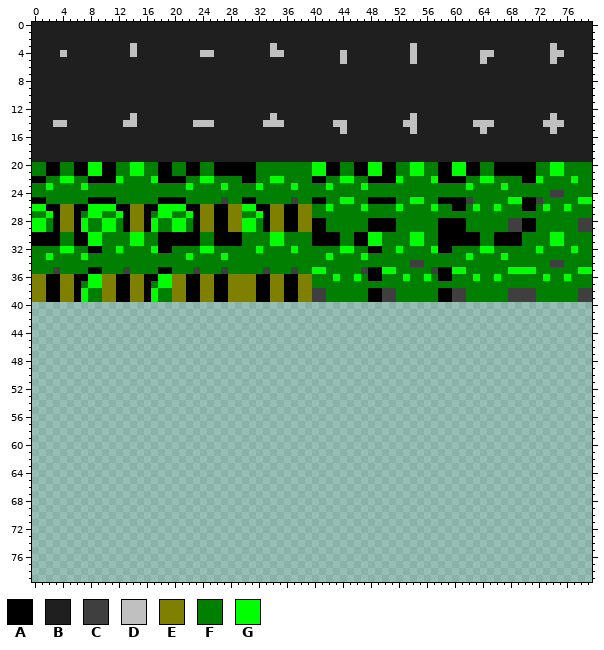
Two states of a sprite sheet, Assets/Sprites/tileset2.png. The picture above is the old version.
The file is 80x80 pixels.
Palette (. is transparent): A #000000  B #1f1f1f  C #3f3f3f  D #c0c0c0  E #7f7f00  F #007f00  G #00ff00
Pixels before (only the part around the change), first column x 0:
31 AAAAFFAAGGFFFFGGFFAAAAAAFFAAAAFFFFGGFFFFAAAAFFAAGGFFFFGGFFAAAAAAFFAAAAFFFFGGFFFF
32 FFFFGGFFAAFFGFFFFGAAFFFFGGFFFFFFGFFFFGFFFFFFGGFFAAFFGFFFFGAAFFFFGGFFFFFFGFFFFGFF
33 FFGFFFFGFFFFFFFFFFFFFFGFFFFGFFFFFFFFFFFFFFGFFFFGFFFFFFFFFFFFFFGFFFFGFFFFFFFFFFFF
34 FFFFFFFFFFFFFFFFFFFFFFFFFFFFFFFFFFFFFFFFFFFFFFFFFFFFFFCCFFFFFFFFFFFFFFFFFFCCFFFF
35 FFFCFFFFAAFFFCFFFFAAFFFCFFFCFFFFFCFFFCFFGGFFFFFCAAGGFFFFFCAAGGFFFFFFGGGGFFFFFFGG
36 EEAAEEAAGGEEAAEEAAGGEEAAEEAAEEEEAAEEAAEEFFFGFFGFAAFFFGFFGFAAFFFGFFGFFFFFFGFFGFFF
37 EEAAEEAFGGEEAAEEAFGGEEAAEEAAEEEEAAEEAAEEFFFFFFFFFFFFFFFFFFFFFFFFFFFFFFFFFFFFFFFF
38 EEAAEEAGFFEEAAEEAGFFEEAAEEAAEEEEAAEEAAEECCFFFFFFAACCFFFFFFAACCFFFFFFCCCCFFFFFFCC
39 EEAAEEAGFFEEAAEEAGFFEEAAEEAAEEEEAAEEAAEECCFFFFFFAACCFFFFFFAACCFFFFFFCCCCFFFFFFCC
40 ................................................................................
41 ................................................................................
42 ................................................................................
43 ................................................................................
44 ................................................................................
45 ................................................................................
46 ................................................................................
47 ................................................................................
48 ................................................................................
49 ................................................................................
50 ................................................................................
51 ................................................................................
52 ................................................................................
53 ................................................................................
54 ................................................................................
55 ................................................................................
56 ................................................................................
57 ................................................................................
58 ................................................................................
59 ................................................................................
60 ................................................................................
61 ................................................................................
62 ................................................................................
63 ................................................................................
64 ................................................................................
65 ................................................................................
66 ................................................................................
67 ................................................................................
68 ................................................................................
69 ................................................................................
70 ................................................................................
71 ................................................................................
72 ................................................................................
And afterwards:
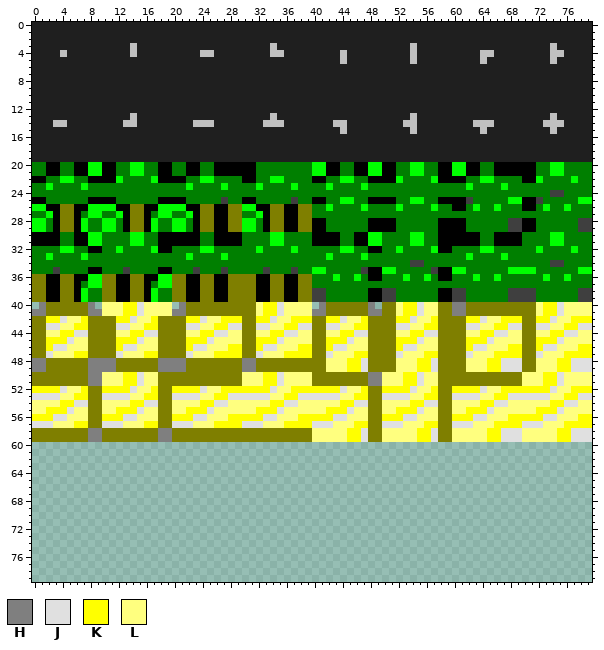
Colours new in this view: H #7f7f7f  J #e0e0e0  K #ffff00  L #ffff7f
From old to new:
Changed rows in their new state; - is an unchanged pixel.
first column x 0:
40 -HEEEEEEH-LLLKKJLLLL-HEEEEEEEEEELKKJLLLL-HEEEEEEH-EELKKJLLEEHHEEEEEEEEEELKKJLLLL
41 HHEEEEEEHHLLLKKJLLLLHHEEEEEEEEEELKKJLLLLHHEEEEEEHHEELKKJLLEEHHEEEEEEEEEELKKJLLLL
42 EEKKJLLKEEEEKKJLLKEEEEKKJLLKKKEEKKJLLKKKEEKKJLLKEEEEKKJLLKEEEEKKJLLKKKEEKKJLLKKK
43 EEJJLLKKEEEEJJLLKKEEEEJJLLKKJJEEJJLLKKJJEEJJLLKKEEEEJJLLKKEEEEJJLLKKJJEEJJLLKKJJ
44 EELLKKJJEEEELLKKJJEEEELLKKJJLLEELLKKJJLLEELLKKJJEEEELLKKJJEEEELLKKJJLLEELLKKJJLL
45 EEKKKJLLEEEEKKKJLLEEEEKKKJLLLLEEKKKJLLLLEEKKKJLLEEEEKKKJLLEEEEKKKJLLLLEEKKKJLLLL
46 EEKJJLLLEEEEKJJLLLEEEEKJJLLLKKEEKJJLLLKKEEKJJLLLEEEEKJJLLLEEEEKJJLLLKKEEKJJLLLKK
47 EEJLLLKKEEEEJLLLKKEEEEJLLLKKKKEEJLLLKKKKEEJLLLKKEEEEJLLLKKEEEEJLLLKKKKEEJLLLKKKK
48 HHEEEEEEHHHHEEEEEEHHHHEEEEEEEEHHEEEEEEEEEELLLKKJEEEELLLKKJEEEELLLKKJJJEELLLKKJJJ
49 HHEEEEEEHHHHEEEEEEHHHHEEEEEEEEHHEEEEEEEEEELLLKKJEEEELLLKKJEEEELLLKKJJJEELLLKKJJJ
50 EEEEEEEEHHLLLKKJLLEEEEEEEEEEEELLLKKJLLLLEEEEEEEEHHLLLKKJLLEEEEEEEEEEEELLLKKJLLLL
51 EEEEEEEEHHLLLKKJLLEEEEEEEEEEEELLLKKJLLLLEEEEEEEEHHLLLKKJLLEEEEEEEEEEEELLLKKJLLLL
52 KKKKJLLKEEKKKKJLLKEEKKKKJLLKKKKKKKJLLKKKKKKKJLLKEEKKKKJLLKEEKKKKJLLKKKKKKKJLLKKK
53 JJJJLLKKEEJJJJLLKKEEJJJJLLKKJJJJJJLLKKJJJJJJLLKKEEJJJJLLKKEEJJJJLLKKJJJJJJLLKKJJ
54 LLLLKKJJEELLLLKKJJEELLLLKKJJLLLLLLKKJJLLLLLLKKJJEELLLLKKJJEELLLLKKJJLLLLLLKKJJLL
55 LLKKKJLLEELLKKKJLLEELLKKKJLLLLLLKKKJLLLLLLKKKJLLEELLKKKJLLEELLKKKJLLLLLLKKKJLLLL
56 KKKJJLLLEEKKKJJLLLEEKKKJJLLLKKKKKJJLLLKKKKKJJLLLEEKKKJJLLLEEKKKJJLLLKKKKKJJLLLKK
57 JJJLLLKKEEJJJLLLKKEEJJJLLLKKKKJJJLLLKKKKJJJLLLKKEEJJJLLLKKEEJJJLLLKKKKJJJLLLKKKK
58 EEEEEEEEHHEEEEEEEEHHEEEEEEEEEEEEEEEEEEEELLLLLKKJEELLLLLKKJEELLLLLKKJJJLLLLLKKJJJ
59 EEEEEEEEHHEEEEEEEEHHEEEEEEEEEEEEEEEEEEEELLLLLKKJEELLLLLKKJEELLLLLKKJJJLLLLLKKJJJ
Changed places in both pictures, as pixel boxes (x1, y1, x2, y2):
added: (32, 302, 592, 442)
